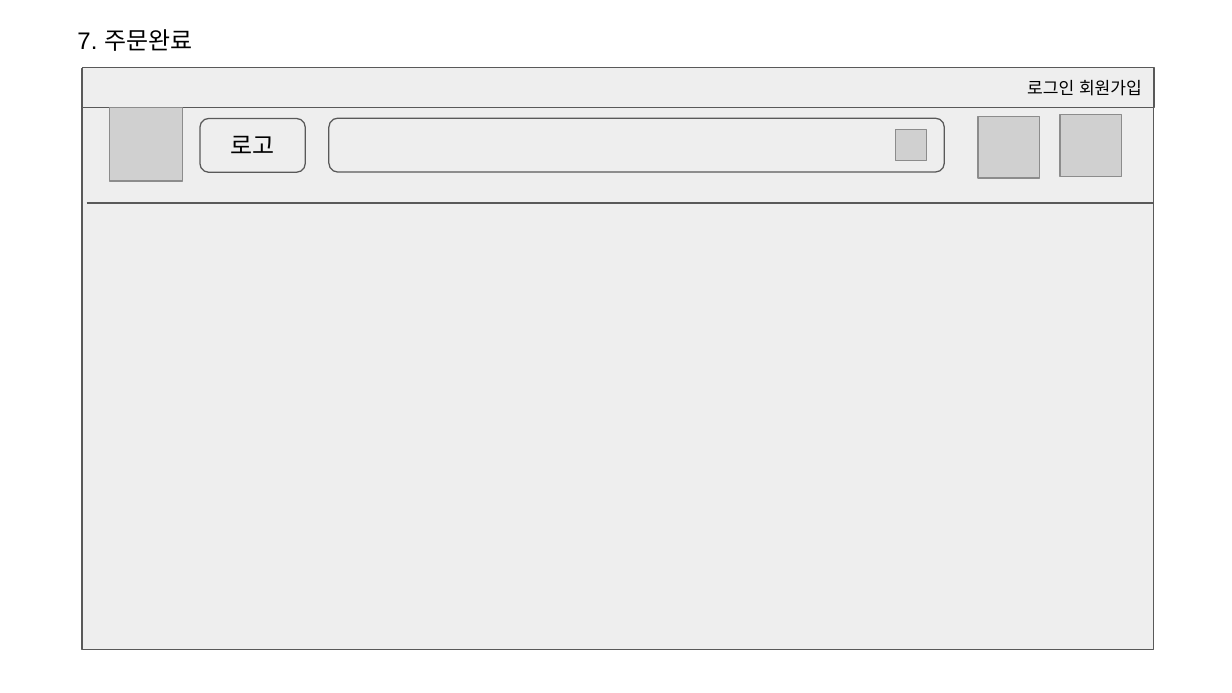
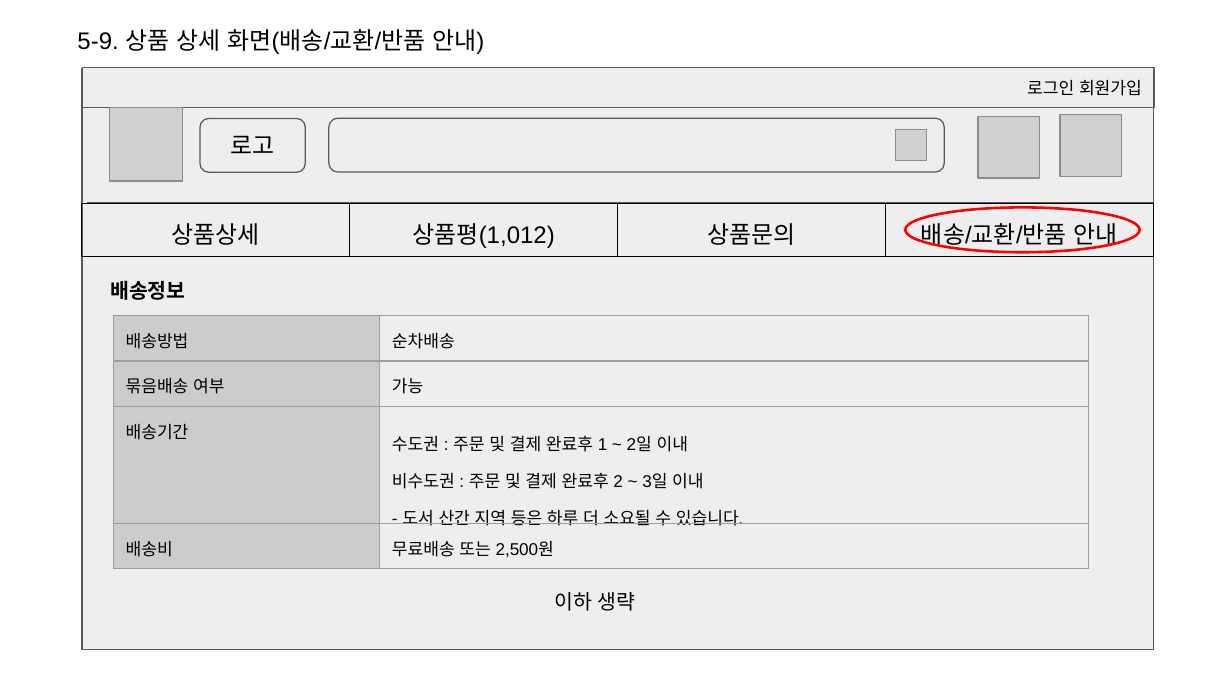
Before and after one commit to smileeeey/DDoreka, a slide deck: slide 17 of doc/공통 프로젝트(쇼핑몰).pptx (slide 11 before the commit). Drawn at 1232x693 pixels with LibreOffice and Linux fonts; fonts in the diff are those of the drawing; grey boxes stand for pictures. Boxes give left, top, right and bottom in pixels: in the first picture for what was removed or moved away, otherwise in the second. Text is boxed around its words. In the diff, an @@ line names an element or a change of style, - is before the commit and + after.

```diff
--- a/doc/공통 프로젝트(쇼핑몰).pptx
+++ b/doc/공통 프로젝트(쇼핑몰).pptx
@@ text at bbox=[77, 29, 484, 54]: text changed @@
-7. 주문완료
+5-9. 상품 상세 화면(배송/교환/반품 안내)
@@ table added at bbox=[81, 203, 1151, 607], 1 rows, 4 columns @@
+상품상세 | 상품평(1,012) | 상품문의 | 배송/교환/반품 안내
@@ ellipse added at bbox=[906, 207, 1140, 251], outline #FF0000 1.5 pt @@
@@ text added at bbox=[110, 280, 185, 300], 12 pt, text #000000, bold @@
+배송정보
@@ table added at bbox=[113, 315, 1089, 693], 4 rows, 2 columns @@
+배송방법 | 순차배송
+묶음배송 여부 | 가능
+배송기간 | 수도권 : 주문 및 결제 완료후 1 ~ 2일 이내 / 비수도권 : 주문 및 결제 완료후 2 ~ 3일 이내 / - 도서 산간 지역 등은 하루 더 소요될 수 있습니다.
+배송비 | 무료배송 또는 2,500원
@@ text added at bbox=[554, 592, 636, 611], 12 pt, text #000000 @@
+이하 생략
```
Also in this commit, not shown: 11 other slides changed, 17 slides added, 4 other files.
